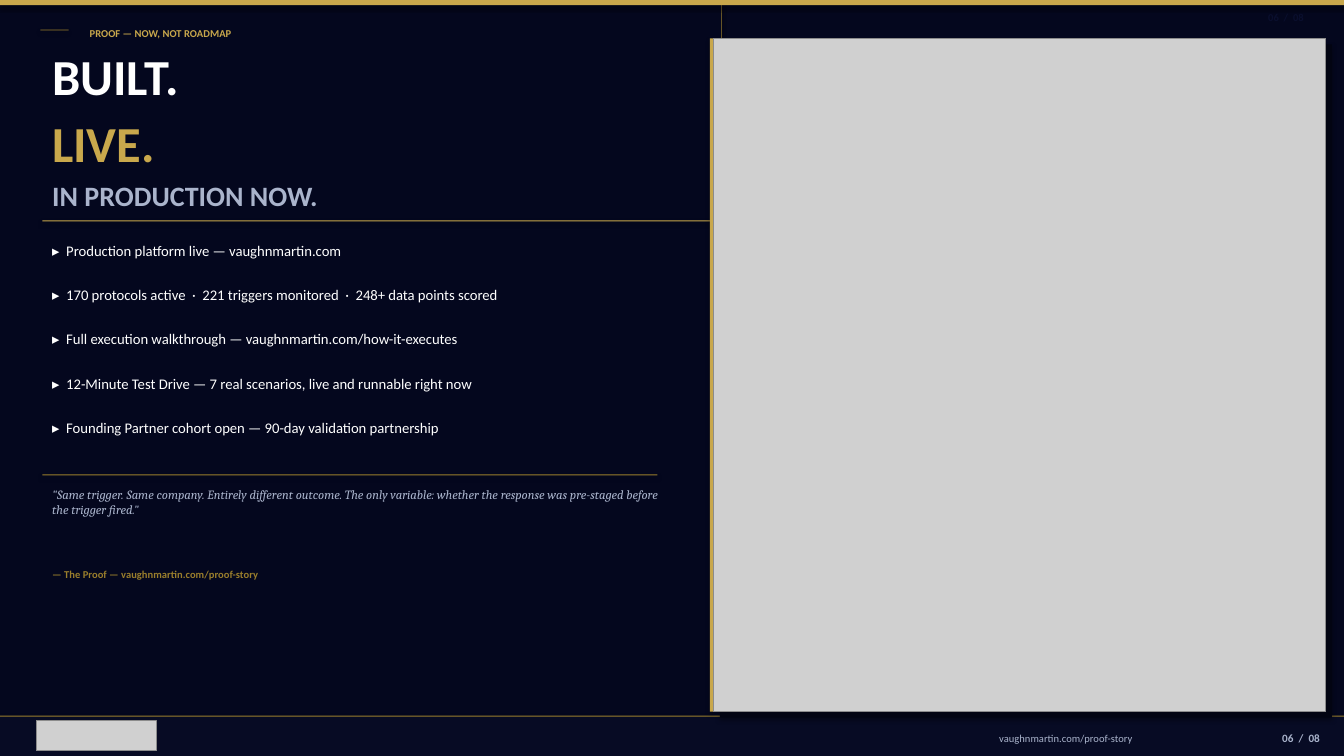
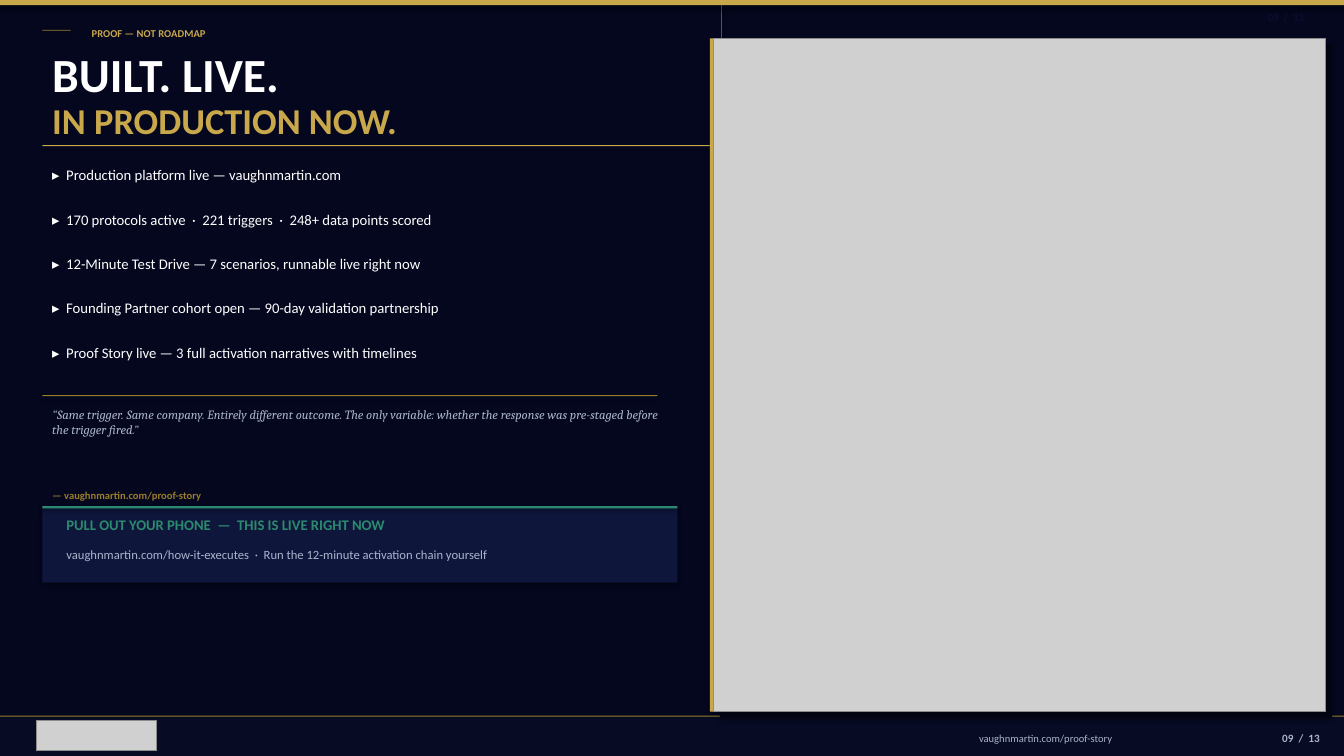
Before and after one commit to mbrunke18/CodePlatform1, a slide deck: slide 10 of attached_assets/VaughnMartin-Investor-Deck-v13-final.pptx (slide 7 before the commit). Drawn at 1344x756 pixels with LibreOffice and Linux fonts; fonts in the diff are those of the drawing; grey boxes stand for pictures; background and template pictures are left out. Boxes give left, top, right and bottom in pixels: in the first picture for what was removed or moved away, otherwise in the second. Text is boxed around its words. In the diff, an @@ line names an element or a change of style, - is before the commit and + after.

```diff
--- a/attached_assets/VaughnMartin-Investor-Deck-v13-final.pptx
+++ b/attached_assets/VaughnMartin-Investor-Deck-v13-final.pptx
@@ text at box(92, 30, 205, 37): text changed @@
-PROOF — NOW, NOT ROADMAP
+PROOF — NOT ROADMAP
@@ text at box(52, 61, 279, 93): text changed; size 36 to 34 pt @@
-BUILT.
+BUILT. LIVE.
@@ text "IN PRODUCTION NOW.": place and size @@
-text "IN PRODUCTION NOW." at box(52, 187, 318, 206)
+text "IN PRODUCTION NOW." at box(52, 110, 397, 135)
@@ text "IN PRODUCTION NOW." at box(52, 110, 397, 135): size 20 to 26 pt, text colour #AAB4CC to #C9A84C @@
@@ rectangle: place and size @@
-rectangle at box(42, 221, 718, 222)
+rectangle at box(42, 145, 718, 146)
@@ text removed at box(52, 129, 154, 163) @@
-LIVE.
@@ text "▸ Production platform live — ...": place and size @@
-text "▸ Production platform live — ..." at box(66, 245, 341, 259)
+text "▸ Production platform live — ..." at box(66, 169, 341, 183)
@@ text at box(66, 214, 431, 228): text changed @@
-▸ 170 protocols active · 221 triggers monitored · 248+ data points scored
+▸ 170 protocols active · 221 triggers · 248+ data points scored
@@ text at box(66, 258, 420, 272): text changed @@
-▸ 12-Minute Test Drive — 7 real scenarios, live and runnable right now
+▸ 12-Minute Test Drive — 7 scenarios, runnable live right now
@@ text "▸ Founding Partner cohort open ...": place and size @@
-text "▸ Founding Partner cohort open ..." at box(66, 422, 439, 436)
+text "▸ Founding Partner cohort open ..." at box(66, 302, 439, 316)
@@ text removed at box(66, 333, 458, 347) @@
-▸ Full execution walkthrough — vaughnmartin.com/how-it-executes
@@ text added at box(66, 347, 416, 361), 10.5 pt, text #FFFFFF @@
+▸ Proof Story live — 3 full activation narratives with timelines
@@ text ""Same trigger. Same company. Entirely ...": place and size @@
-text ""Same trigger. Same company. Entirely ..." at box(52, 490, 657, 517)
+text ""Same trigger. Same company. Entirely ..." at box(52, 410, 657, 437)
@@ rectangle: place and size @@
-rectangle at box(42, 475, 657, 476)
+rectangle at box(42, 395, 657, 396)
@@ rectangle added at box(42, 506, 678, 583), fill #0E163C @@
@@ rectangle added at box(42, 506, 678, 508), fill #2B8A6E @@
@@ text at box(64, 491, 201, 501): text changed @@
-— The Proof — vaughnmartin.com/proof-story
+— vaughnmartin.com/proof-story
@@ text added at box(66, 520, 385, 530), 10.5 pt, text #2B8A6E, bold @@
+PULL OUT YOUR PHONE — THIS IS LIVE RIGHT NOW
@@ text added at box(66, 550, 487, 561), 9 pt, text #AAB4CC @@
+vaughnmartin.com/how-it-executes · Run the 12-minute activation chain yourself
@@ text "vaughnmartin.com/proof-story": place and size @@
-text "vaughnmartin.com/proof-story" at box(999, 734, 1132, 744)
+text "vaughnmartin.com/proof-story" at box(979, 735, 1112, 744)
@@ text at box(1282, 734, 1319, 742): text changed @@
-06 / 08
+09 / 13
```
Also in this commit, not shown: 6 other slides changed, 6 slides added, 2 slides removed, 1 other file.
